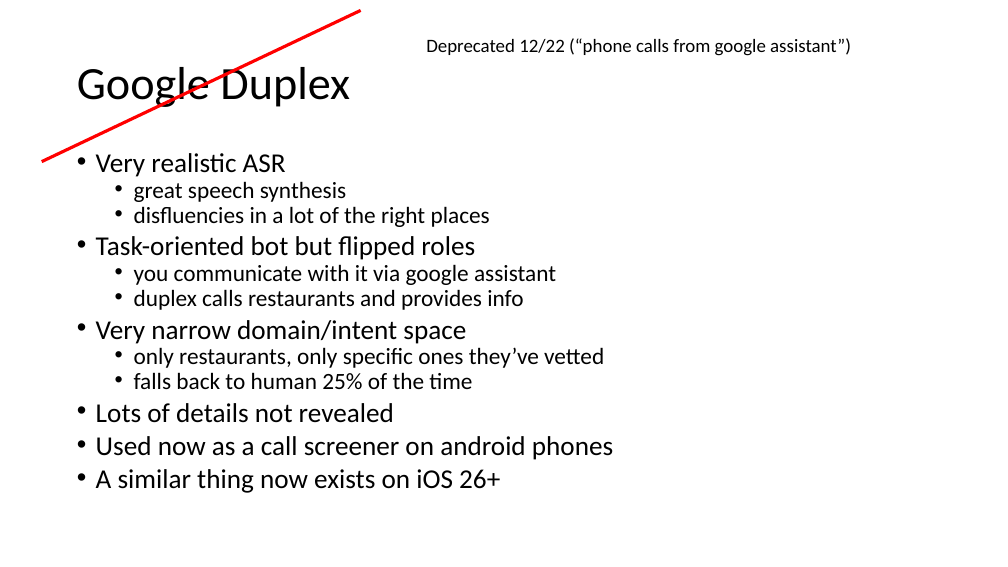
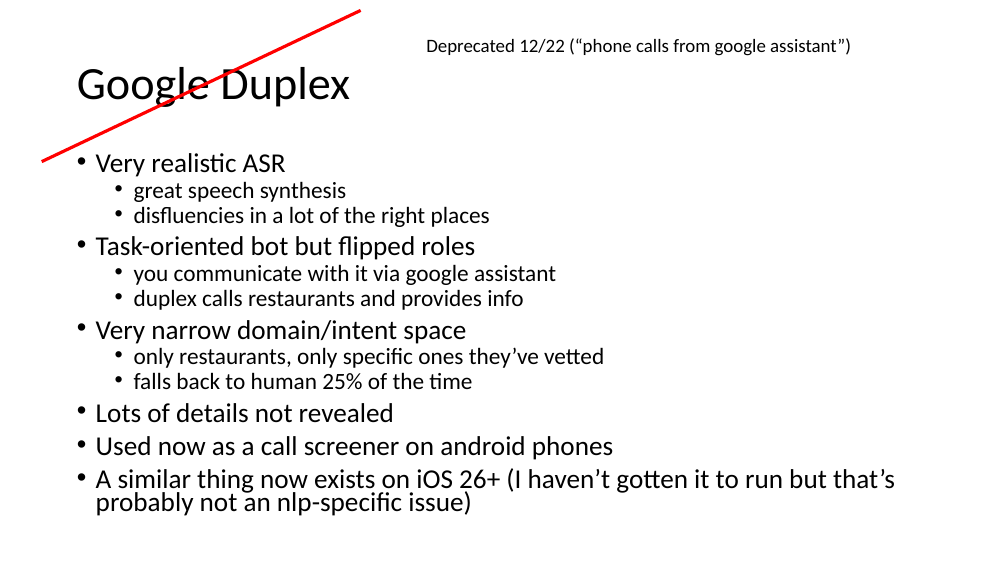
Before and after one commit to jonmay/USC-CS662, a slide deck: slide 39 of assets/files/dialogue.pptx. Drawn at 1008x567 pixels with LibreOffice and Linux fonts; fonts in the diff are those of the drawing. Boxes give left, top, right and bottom in pixels: in the first picture for what was removed or moved away, otherwise in the second. Text is boxed around its words. In the diff, an @@ line names an element or a change of style, - is before the commit and + after.

```diff
--- a/assets/files/dialogue.pptx
+++ b/assets/files/dialogue.pptx
@@ text at [96, 468, 895, 516]: text changed @@
-• A similar thing now exists on iOS 26+
+• A similar thing now exists on iOS 26+ (I haven’t gotten it to run but that’s probably not an nlp-specific issue)
```
Also in this commit, not shown: 1 other slide changed.
